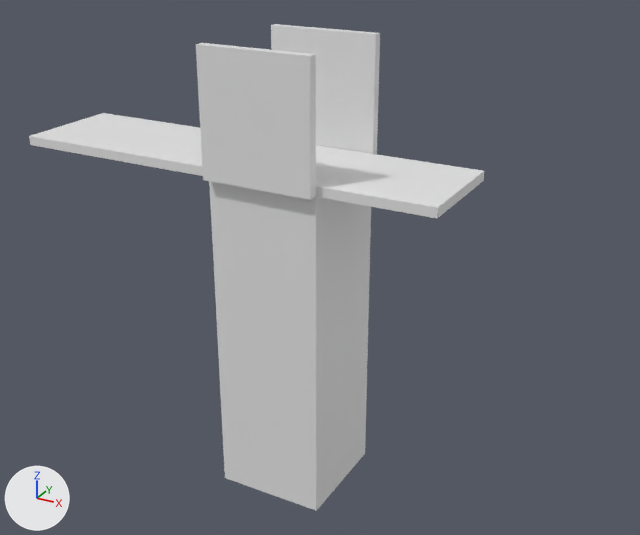
Renders of the FBX model isometricBranchingGame/Assets/models/structure/Cells/WIP/cell_001/platform-Rot_1x4x4m.fbx from each side of a commit.
Camera for both pictures: a 50 mm lens placed at (10.96, -18.5, 15.74), pointed at (0.57, 0.39, 6.29). Every picture has the same lights, and +X, +Y and +Z are marked at lower left.
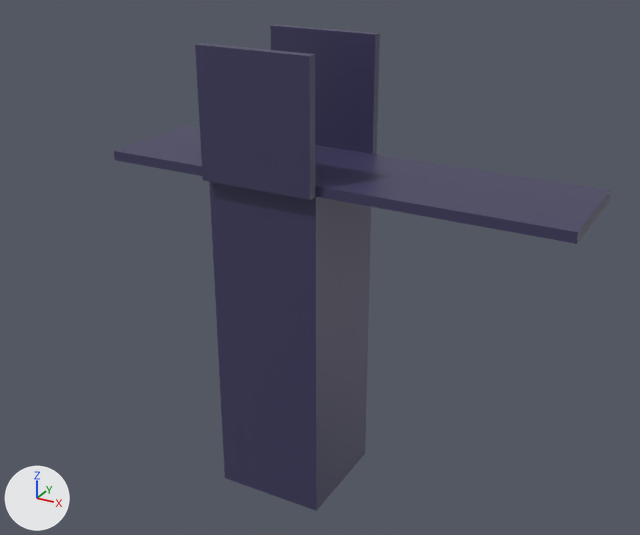
The edits, one by one:
Material 'Material' (mat_material) changes colour from white #e7e7e7 to dark blue #3f3c5e; in linear values from (0.8, 0.8, 0.8) to (0.0497, 0.0452, 0.112).
Object 'Cube' (ob_cube) turns from (0, 0, 0) to (0, 0, -180) degrees about x, y and z.

Pixel boxes (x1, y1, x2, y2) of what changed, in the pictures (640 x 535 px):
'Cube', recoloured, turned (white to blue)
    before: (29, 24, 484, 511)
    after: (114, 24, 611, 511)
